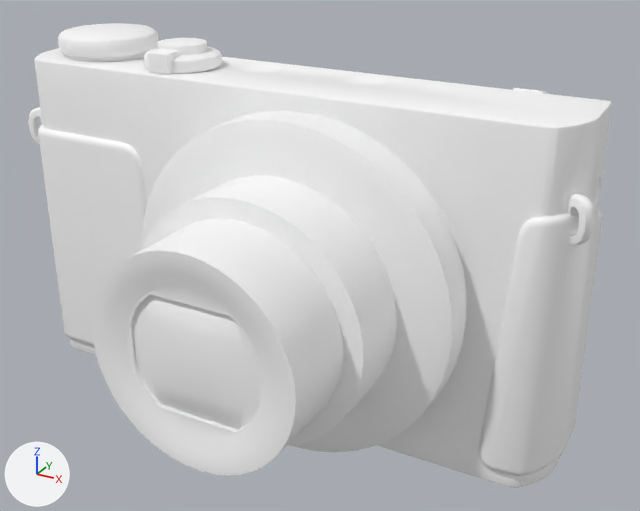
Before and after pictures for a commit that changed the FBX model DX11/Client/Bin/Resources/Meshes/Video_Camera/Video_Camera.fbx.
Both versions are drawn from a camera (50 mm lens) standing at (0.0619, -0.1188, 0.0874) and looking at (0.0008, -0.0076, 0.0319). The lights are fixed; the arrows at lower left show +X, +Y and +Z. Where no turn or scale is listed for an object, it has been applied to the vertices.

Before the edit, the objects in view are built like this:
```python
mat_camera_glass = principled_material('Camera_Glass')
mat_camera_glass.base_color = (1.0, 1.0, 1.0)  # white #ffffff
me_scene = bpy.data.meshes.new('Scene')
me_scene.from_pydata(...)  # 3088 vertices, 6048 faces; spans x -0.0597..0.0411, y -0.0405..0.0135, z 0.001..0.0615
# faces by material slot: [328, 5720]
me_scene.materials.append(mat_camera_glass)  # white #ffffff
me_scene.materials.append(mat_digital_camera_1)  # its picture is missing
ob_digital_camera_1 = bpy.data.objects.new('Digital_Camera_1', me_scene)
ob_digital_camera_1.location = (0.0, 0.0, 0.0)
```
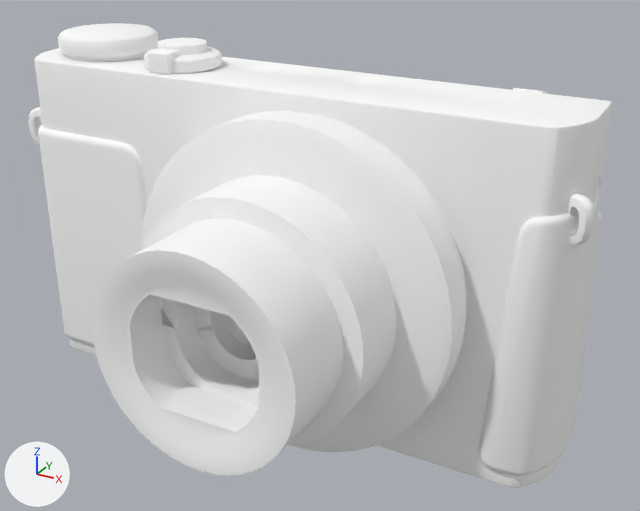
The newer file is also rescaled (x2.54), turned or shifted as a whole; pictures and numbers use the older file's frame.

Pixel boxes (x1, y1, x2, y2) of what changed, in the pictures (640 x 511 px):
'Digital_Camera_1', reshaped: (28, 23, 612, 488) in both
part 1 of me_scene, deleted: before (132, 295, 260, 430)

The change, as a list of edits to the scene's bpy script:
```text
Add img_glass_diffuse_png:
    img_glass_diffuse_png = load_image('Glass_Diffuse.png', '../Digital Camera/Glass_Diffuse.png', 128, 128, 'sRGB')
Change mat_camera_glass:
    remove mat_camera_glass.base_color = (1.0, 1.0, 1.0)  # white #ffffff
    add mat_camera_glass.texture = img_glass_diffuse_png
    mat_camera_glass.roughness: 0.5 -> 0.896
Change me_scene:
    used by ob_digital_camera_1; location = (0.0, 0.0, 0.0)
    remove me_scene.from_pydata(...)  # 3088 vertices, 6048 faces; spans x -0.0597..0.0411, y -0.0405..0.0135, z 0.001..0.0615
    add me_scene.from_pydata(...)  # 3034 vertices, 5893 faces; spans x -0.0597..0.0411, y -0.0405..0.0135, z 0.001..0.0615
    me_scene part 1
    54 vertices are removed from x -0.0104..0.0094, y -0.0399..-0.039, z 0.0241..0.0331
    155 faces are deleted
```
